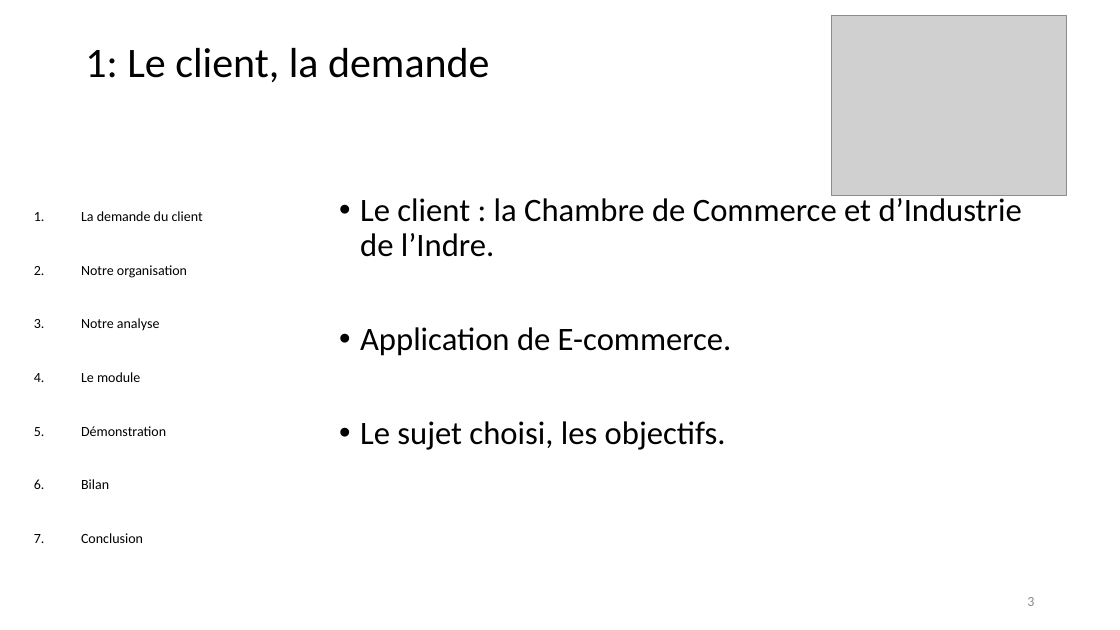
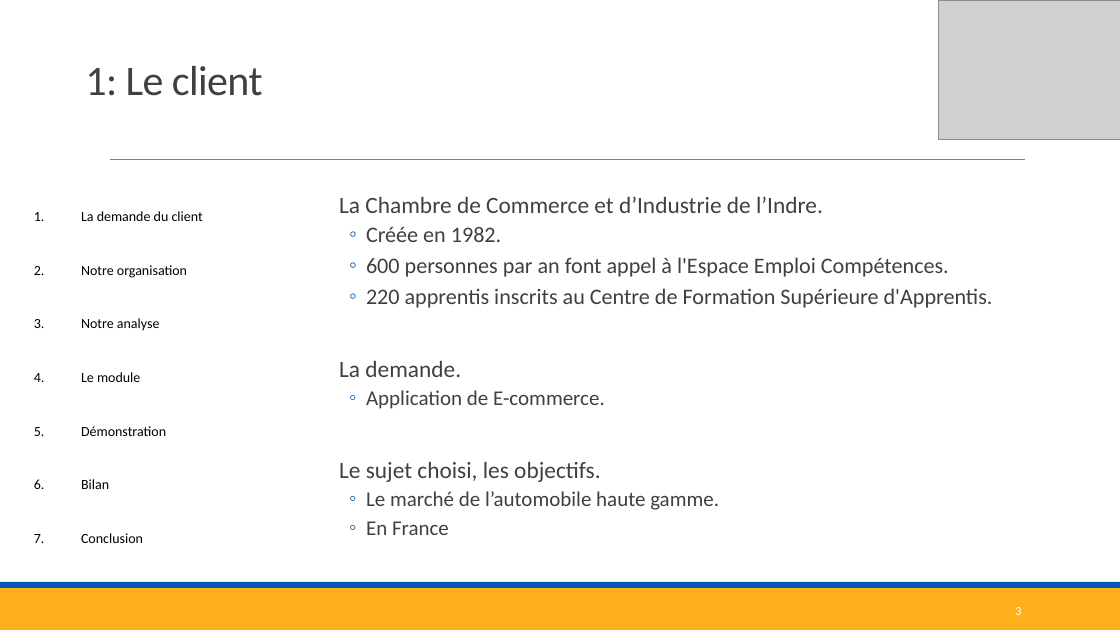
Before and after one commit to corentinBER/Projet-3, a slide deck: slide 3 of Projet3.pptx. Drawn at 1120x630 pixels with LibreOffice and Linux fonts; fonts in the diff are those of the drawing; grey boxes stand for pictures. Boxes give left, top, right and bottom in pixels: in the first picture for what was removed or moved away, otherwise in the second. Text is boxed around its words. In the diff, an @@ line names an element or a change of style, - is before the commit and + after.

Commit message:
Modifs
Thème
Module
E-commerce

```diff
--- a/Projet3.pptx
+++ b/Projet3.pptx
@@ picture: place and size @@
-picture at bbox=[832, 15, 1067, 195]
+picture at bbox=[939, 0, 1120, 139]
@@ title "1: Le client" at bbox=[85, 66, 263, 96]: vertical alignment middle to bottom @@
@@ title at bbox=[85, 66, 263, 96]: text changed; text colour #000000 to #404040 @@
-1: Le client, la demande
+1: Le client
@@ line added from (110, 160) to (1026, 160), #808080 0.5 pt @@
@@ text at bbox=[339, 196, 993, 377]: text changed; size 28 to 19 pt; text colour #000000 to #404040 @@
-• Le client : la Chambre de Commerce et d’Industrie de l’Indre.
+  La Chambre de Commerce et d’Industrie de l’Indre.
+  ◦ Créée en 1982.
+  ◦ 600 personnes par an font appel à l'Espace Emploi Compétences.
+  ◦ 220 apprentis inscrits au Centre de Formation Supérieure d'Apprentis.
+  La demande.
@@ text at bbox=[339, 390, 605, 482]: size 28 to 18 pt in "Application de E-commerce."; text colour #000000 to #404040 in "Application de E-commerce.", "Le sujet choisi, les objectifs."; size 28 to 20 pt in "Le sujet choisi, les objectifs."; bullet • to ◦; list level 1 to 2 in "Application de E-commerce."; bullet • to  ; more space between paragraphs @@
@@ text at bbox=[366, 491, 719, 535]: paragraphs added @@
+  ◦ Le marché de l’automobile haute gamme.
+  ◦ En France
@@ rectangle added at bbox=[0, 588, 1120, 630], fill #FFAF19 @@
@@ rectangle added at bbox=[0, 582, 1120, 588], fill #0457B2 @@
@@ page number: place and size @@
-page number at bbox=[1027, 597, 1034, 606]
+page number at bbox=[1015, 607, 1021, 615]
@@ page number at bbox=[1015, 607, 1021, 615]: size 12 to 10.5 pt, text colour #8C8C8C to #FFFFFF @@
```
Also in this commit, not shown: 8 other slides changed, 9 slides added.
